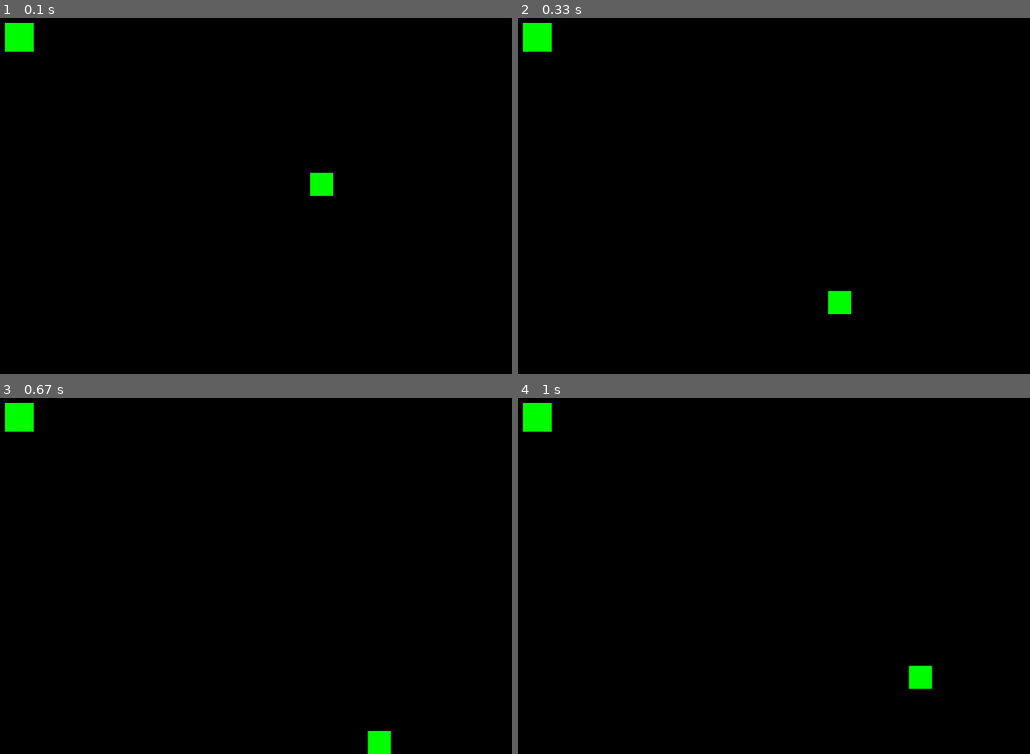
Above: before the commit, frames 1-4 (two rows, left to right).
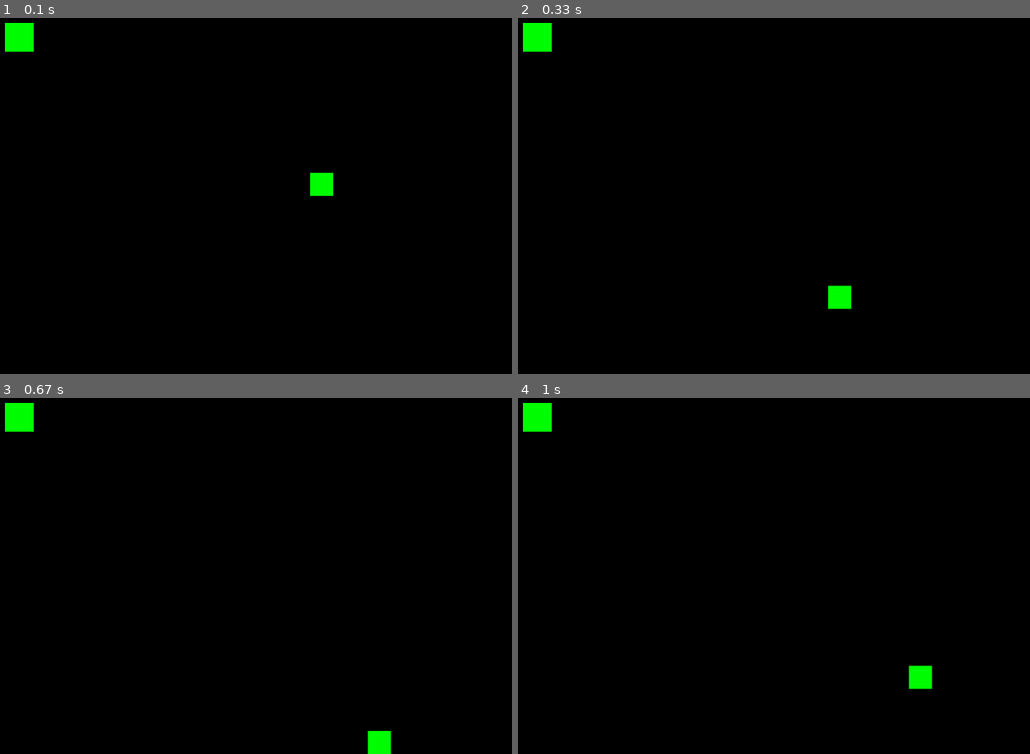
Above: after the commit, the same moments.

Repository: ChillinIguess/f-rste-pygame-prosjekt
Game: pygame game, started from Index.py
Same seed, same stepped clock (60 frames per second), same inputs: the game is played once before the commit and once after it.
Inputs:
- Up to frame 1 (0.1 s): no input
- Up to frame 2 (0.33 s): no input
- Up to frame 3 (0.67 s): hold Right from 0.33 s (still down)
- Up to frame 4 (1 s): release Right at 0.8 s; hold Up from 0.83 s (still down)

Frame 1 is identical in both runs. In frame 2, 0.1% of the frame differs, in the area x 60-66%, y 75-84%; in frame 3, nothing differs; in frame 4, nothing differs.

Commit message:
Changed som jumping variables

Diff:
--- a/Index.py
+++ b/Index.py
@@ -24,9 +24,9 @@
 gravityplus = 1
 fastFall = 1
 groundY = gameHeight
-maxFallSpeed = 20
+maxFallSpeed = 18
 neutralJump = -1
-lowJump = -12
+lowJump = -13
 #Glidning
 playerVelocityX = 0
 gliding = 0.5
